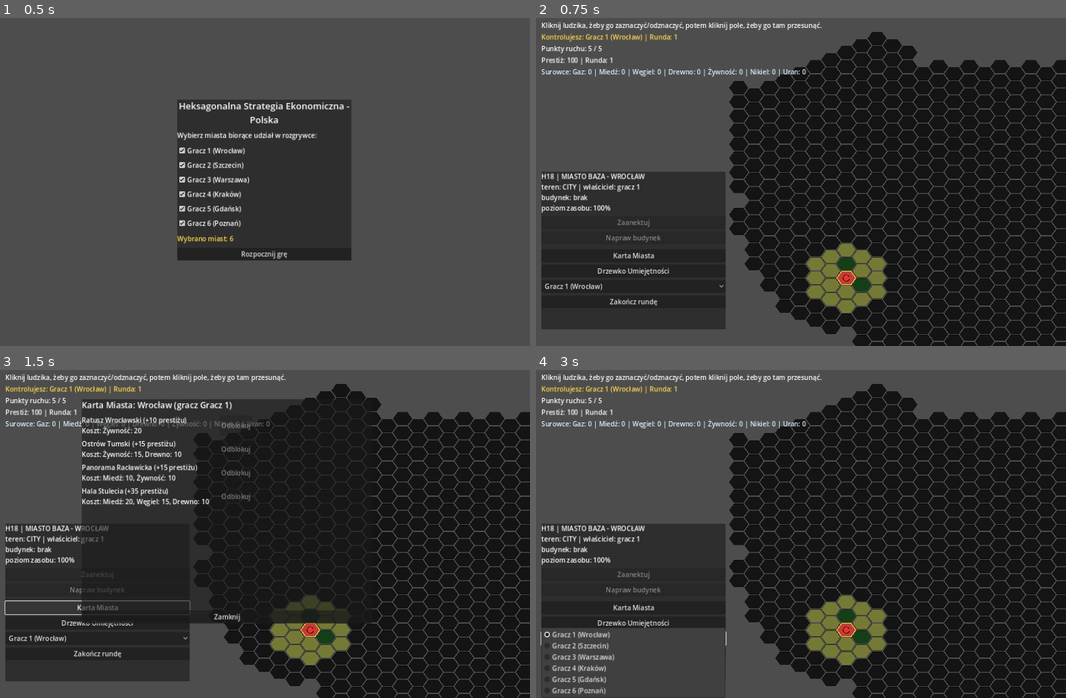
Above: before the commit, frames 1-4 (two rows, left to right).
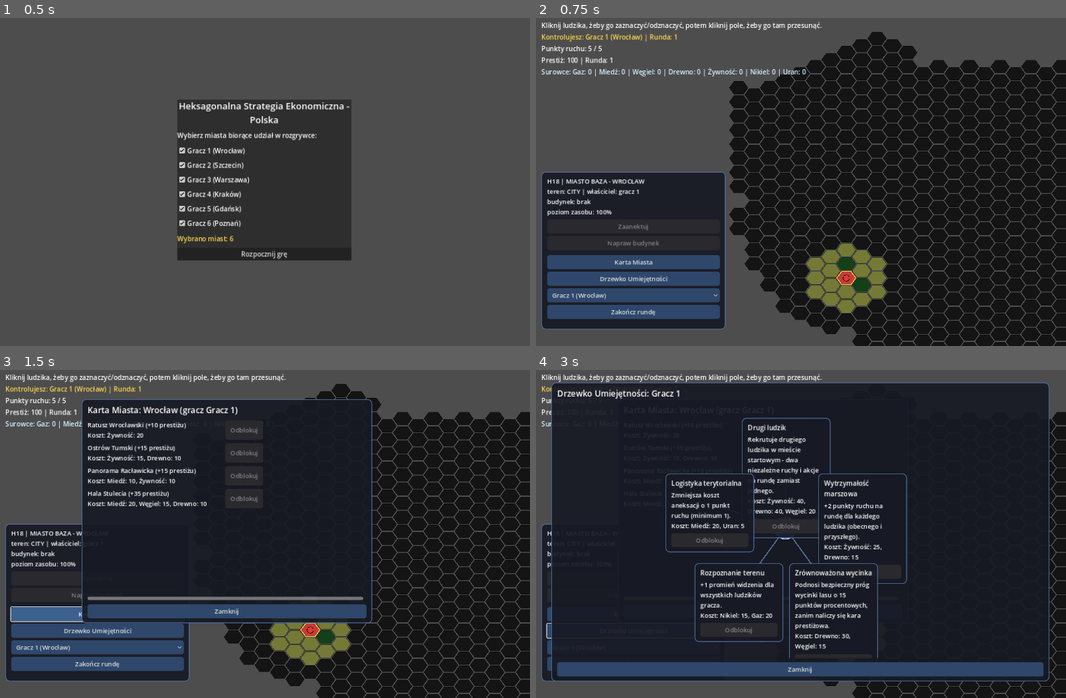
Above: after the commit, the same moments.

Repository: 7ymke/Hex-game
Game: Godot game, scene res://scenes/start_screen.tscn
Same seed, same stepped clock (60 frames per second), same inputs: the game is played once before the commit and once after it.
Inputs:
- Up to frame 1 (0.5 s): no input
- Up to frame 2 (0.75 s): click "Rozpocznij grę" at 0.5 s
- Up to frame 3 (1.5 s): click "Karta Miasta" at 1.25 s
- Up to frame 4 (3 s): click "Drzewko Umiejętności" at 2 s; click "Gracz 1 (Wrocław)" at 2.75 s

Frame 1 is identical in both runs. In frame 2, 7.8% of the frame differs, in the area x 1-36%, y 46-95%; in frame 3, 14%; in frame 4, 44%, in the area x 0-97%, y 3-100%.

Commit message:
Napraw crash po "Potwierdź trasę", dodaj motyw UI, Drzewko Umiejętności jako graf na pełnym ekranie
- FIX: _update_route_overlay() w game_map_controller.gd budował listę
  heksów trasy operatorem `[a] + selected_ludzik.queued_route` -
  konkatenacja `+` nietypowanego literału Array z Array[String] rzuca w
  Godot 4.2 błędem typowania w runtime (crash po kliknięciu "Potwierdź
  trasę"). Zamienione na jawnie otypowaną zmienną + append_array().

- theme/ui_theme.tres: nowy zasób Theme - tło/obramowanie paneli, wygląd
  przycisków (normal/hover/pressed/disabled), kolor/rozmiar czcionki
  etykiet - jedno miejsce do edycji wyglądu całego UI, wizualnie w Godot
  Theme Editor. Podpięty (theme = ExtResource) do ActionPanel, RoutePanel,
  CityCardPanel/Panel, SkillTreePanel/Panel i luźnych etykiet HUD-u.

- Drzewko Umiejętności przeprojektowane jako radialny graf zamiast listy:
  scenes/skill_graph_view.gd rysuje węzeł centralny "START" + linie do
  każdej karty umiejętności (Control._draw(), ten sam wzorzec co
  hex_map_view.gd); SkillTreePanel._refresh() rozstawia karty promieniście,
  z promieniem wyliczonym geometrycznie, żeby zawsze mieściły się w
  obszarze i się nie nakładały. Panel dostał zakotwiczenie na pełny
  prostokąt viewportu (40px marginesu, responsywne względem rozmiaru okna)
  i CanvasLayer.layer = 100 - wyraźnie ponad resztą UI (Karta Miasta ma 10).

- README.md zaktualizowany o wszystkie trzy zmiany.

Co-Authored-By: Claude Sonnet 5 <noreply@anthropic.com>
Claude-Session: https://claude.ai/code/session_01SiqRxa1bs6Fm63c4EhJD3q

Diff:
--- a/godot_project/scenes/game_map_controller.gd
+++ b/godot_project/scenes/game_map_controller.gd
@@ -480,7 +480,13 @@
 ## rundę (patrz komentarz na górze pliku).
 func _update_route_overlay() -> void:
 	if selected_ludzik != null and not selected_ludzik.queued_route.is_empty():
-		hex_map_view.queued_route_hex_ids = [selected_ludzik.current_hex_id] + selected_ludzik.queued_route
+		# UWAGA: celowo NIE `[a] + selected_ludzik.queued_route` - konkatenacja
+		# operatorem `+` literału (nietypowanego Array) z Array[String] potrafi
+		# w Godot 4.2 rzucić błędem typowania w runtime. `append_array()` na
+		# jawnie otypowanej zmiennej jest bezpieczne.
+		var full_route: Array[String] = [selected_ludzik.current_hex_id]
+		full_route.append_array(selected_ludzik.queued_route)
+		hex_map_view.queued_route_hex_ids = full_route
 	else:
 		hex_map_view.queued_route_hex_ids = []
 
--- a/godot_project/scenes/main.tscn
+++ b/godot_project/scenes/main.tscn
@@ -6,6 +6,8 @@
 [ext_resource type="Script" path="res://scenes/ludzik.gd" id="4"]
 [ext_resource type="Script" path="res://scenes/city_card_panel.gd" id="5"]
 [ext_resource type="Script" path="res://scenes/skill_tree_panel.gd" id="6"]
+[ext_resource type="Theme" path="res://theme/ui_theme.tres" id="7"]
+[ext_resource type="Script" path="res://scenes/skill_graph_view.gd" id="8"]
 
 [node name="GameMapController" type="Node2D"]
 script = ExtResource("1")
@@ -25,6 +27,7 @@
 [node name="UI" type="CanvasLayer" parent="."]
 
 [node name="InfoLabel" type="Label" parent="UI"]
+theme = ExtResource("7")
 offset_left = 16.0
 offset_top = 16.0
 offset_right = 760.0
@@ -34,6 +37,7 @@
 text = "Ładowanie..."
 
 [node name="TurnLabel" type="Label" parent="UI"]
+theme = ExtResource("7")
 offset_left = 16.0
 offset_top = 44.0
 offset_right = 500.0
@@ -43,6 +47,7 @@
 text = "Tura gracza: -"
 
 [node name="MPLabel" type="Label" parent="UI"]
+theme = ExtResource("7")
 offset_left = 16.0
 offset_top = 72.0
 offset_right = 300.0
@@ -52,6 +57,7 @@
 text = "Punkty ruchu: -"
 
 [node name="PrestigeLabel" type="Label" parent="UI"]
+theme = ExtResource("7")
 offset_left = 16.0
 offset_top = 100.0
 offset_right = 500.0
@@ -61,6 +67,7 @@
 text = "Prestiż: -"
 
 [node name="ResourcesLabel" type="Label" parent="UI"]
+theme = ExtResource("7")
 offset_left = 16.0
 offset_top = 128.0
 offset_right = 900.0
@@ -71,6 +78,7 @@
 text = "Surowce: -"
 
 [node name="ActionPanel" type="PanelContainer" parent="UI"]
+theme = ExtResource("7")
 offset_left = 16.0
 offset_top = 380.0
 offset_right = 460.0
@@ -120,6 +128,7 @@
 text = "Zakończ rundę"
 
 [node name="RoutePanel" type="PanelContainer" parent="UI"]
+theme = ExtResource("7")
 offset_left = 480.0
 offset_top = 380.0
 offset_right = 900.0
@@ -150,6 +159,7 @@
 script = ExtResource("5")
 
 [node name="Panel" type="PanelContainer" parent="CityCardPanel"]
+theme = ExtResource("7")
 offset_left = 200.0
 offset_top = 80.0
 offset_right = 900.0
@@ -175,14 +185,17 @@
 text = "Zamknij"
 
 [node name="SkillTreePanel" type="CanvasLayer" parent="."]
-layer = 11
+layer = 100
 script = ExtResource("6")
 
 [node name="Panel" type="PanelContainer" parent="SkillTreePanel"]
-offset_left = 200.0
-offset_top = 80.0
-offset_right = 1080.0
-offset_bottom = 720.0
+theme = ExtResource("7")
+anchor_right = 1.0
+anchor_bottom = 1.0
+offset_left = 40.0
+offset_top = 40.0
+offset_right = -40.0
+offset_bottom = -40.0
 
 [node name="VBox" type="VBoxContainer" parent="SkillTreePanel/Panel"]
 theme_override_constants/separation = 10
@@ -191,14 +204,16 @@
 theme_override_font_sizes/font_size = 20
 text = "Drzewko Umiejętności"
 
-[node name="ScrollContainer" type="ScrollContainer" parent="SkillTreePanel/Panel/VBox"]
-custom_minimum_size = Vector2(0, 500)
+[node name="GraphArea" type="Control" parent="SkillTreePanel/Panel/VBox"]
+custom_minimum_size = Vector2(1100, 600)
 size_flags_vertical = 3
-
-[node name="SkillList" type="VBoxContainer" parent="SkillTreePanel/Panel/VBox/ScrollContainer"]
-custom_minimum_size = Vector2(860, 0)
-size_flags_horizontal = 3
-theme_override_constants/separation = 8
+clip_contents = true
+
+[node name="SkillGraphView" type="Control" parent="SkillTreePanel/Panel/VBox/GraphArea"]
+anchor_right = 1.0
+anchor_bottom = 1.0
+mouse_filter = 2
+script = ExtResource("8")
 
 [node name="CloseButton" type="Button" parent="SkillTreePanel/Panel/VBox"]
 text = "Zamknij"
--- /dev/null
+++ b/godot_project/scenes/skill_graph_view.gd
@@ -0,0 +1,34 @@
+class_name SkillGraphView
+extends Control
+## Rysuje POŁĄCZENIA drzewka umiejętności - centralny węzeł "START" i linie
+## do każdej karty umiejętności, żeby całość wizualnie wyglądała jak graf/
+## drzewko, nawet że logicznie skille są na razie płaskie (bez
+## prerequisitów między sobą - patrz scripts/skill_tree_data.gd i komentarz
+## w skill_tree_panel.gd). Same karty (przyciski/opisy) są zwykłymi
+## Controlami dodawanymi z zewnątrz (SkillTreePanel._refresh(), jako
+## rodzeństwo tego węzła, więc rysują się NAD liniami) i pozycjonowanymi
+## bezpośrednio - ten skrypt tylko rysuje to, co jest POD nimi.
+
+const HUB_RADIUS = 26.0
+const HUB_COLOR = Color(0.3, 0.5, 0.85, 0.95)
+const HUB_OUTLINE_COLOR = Color(0.85, 0.9, 1.0, 0.9)
+const LINE_COLOR = Color(0.45, 0.6, 0.85, 0.6)
+const LINE_WIDTH = 3.0
+
+## Środki kart i węzła centralnego, w lokalnych współrzędnych tego Controla -
+## ustawiane przez SkillTreePanel._refresh() po rozmieszczeniu kart, zaraz
+## przed queue_redraw().
+var node_centers: Array[Vector2] = []
+var hub_center: Vector2 = Vector2.ZERO
+
+
+func _draw() -> void:
+	for p in node_centers:
+		draw_line(hub_center, p, LINE_COLOR, LINE_WIDTH)
+
+	draw_circle(hub_center, HUB_RADIUS, HUB_COLOR)
+	draw_arc(hub_center, HUB_RADIUS, 0.0, TAU, 32, HUB_OUTLINE_COLOR, 2.5)
+	draw_string(
+		ThemeDB.fallback_font, hub_center + Vector2(-20, 5), "START",
+		HORIZONTAL_ALIGNMENT_LEFT, -1, 13, Color.WHITE
+	)
--- a/godot_project/scenes/skill_tree_panel.gd
+++ b/godot_project/scenes/skill_tree_panel.gd
@@ -1,16 +1,30 @@
 class_name SkillTreePanel
 extends CanvasLayer
-## Drzewko umiejętności - osobny ekran UI, analogiczny do Karty Miasta
-## (city_card_panel.gd), tylko WSPÓLNY dla wszystkich graczy/miast (to
-## ogólne usprawnienia gracza, nie zabytki charakterystyczne dla miasta).
-## Na razie płaskie (bez prerequisitów) - lista 5 upgrade'ów z
-## scripts/skill_tree_data.gd, każdy płatny surowcami zdobytymi z mapy.
+## Drzewko umiejętności - osobny ekran UI, WSPÓLNY dla wszystkich graczy/miast
+## (w przeciwieństwie do Karty Miasta). Zaprojektowany jako radialny graf:
+## centralny węzeł "START" i karty umiejętności rozstawione promieniście
+## wokół niego, połączone liniami (skill_graph_view.gd) - wygląda jak
+## drzewko/graf, mimo że logicznie skille są na razie płaskie (bez
+## prerequisitów/zależności między sobą - patrz scripts/skill_tree_data.gd;
+## dodanie prawdziwych zależności w przyszłości to tylko rozszerzenie
+## SkillData o listę wymaganych skill_id i odpowiednie sprawdzenie tutaj,
+## układ graficzny już na to pozwala).
+##
+## Karty są pozycjonowane RĘCZNIE (Control.position), nie w kontenerze typu
+## VBoxContainer - stąd `graph_area` to zwykły Control, nie ScrollContainer.
 
 signal closed
 signal skill_unlocked(skill: SkillData)
 
+const CARD_SIZE = Vector2(210, 145)
+## Promień rozstawienia kart - część bezpiecznej przestrzeni, jaka zostaje po
+## odjęciu połowy rozmiaru karty z każdej strony (żeby karty nie wystawały
+## poza `graph_area` i się nie nakładały) - patrz wyliczenie w _refresh().
+const RADIUS_SAFETY_MARGIN = 0.85
+
 @onready var title_label: Label = $Panel/VBox/TitleLabel
-@onready var skill_list: VBoxContainer = $Panel/VBox/ScrollContainer/SkillList
+@onready var graph_area: Control = $Panel/VBox/GraphArea
+@onready var graph_view: SkillGraphView = $Panel/VBox/GraphArea/SkillGraphView
 @onready var close_button: Button = $Panel/VBox/CloseButton
 
 var _current_player: PlayerData
@@ -33,29 +47,61 @@
 
 
 func _refresh() -> void:
-	for child in skill_list.get_children():
-		child.queue_free()
+	for child in graph_area.get_children():
+		if child != graph_view:
+			child.queue_free()
 
 	if _current_player == null:
+		graph_view.node_centers = []
+		graph_view.queue_redraw()
 		return
 
 	title_label.text = "Drzewko Umiejętności: %s" % _current_player.player_name
 
-	for skill in SkillTreeData.get_skills():
-		skill_list.add_child(_build_row(skill))
+	var skills = SkillTreeData.get_skills()
+	var area_size: Vector2 = graph_area.custom_minimum_size
+	var center = area_size / 2.0
+	# Promień, przy którym karta o rozmiarze CARD_SIZE wyśrodkowana na okręgu
+	# wciąż w całości mieści się w `graph_area` (z zapasem RADIUS_SAFETY_MARGIN,
+	# żeby sąsiednie karty się nie stykały krawędziami).
+	var radius = minf(area_size.x - CARD_SIZE.x, area_size.y - CARD_SIZE.y) / 2.0 * RADIUS_SAFETY_MARGIN
+	var count = skills.size()
+
+	var centers: Array[Vector2] = []
+	for i in range(count):
+		var angle = TAU * i / count - PI / 2.0
+		var card_center = center + Vector2(cos(angle), sin(angle)) * radius
+		centers.append(card_center)
+
+		var card = _build_card(skills[i])
+		card.position = card_center - CARD_SIZE / 2.0
+		graph_area.add_child(card)
+
+	graph_view.hub_center = center
+	graph_view.node_centers = centers
+	graph_view.queue_redraw()
 
 
-func _build_row(skill: SkillData) -> Control:
-	var row = HBoxContainer.new()
-	row.add_theme_constant_override("separation", 12)
+func _build_card(skill: SkillData) -> Control:
+	var card = PanelContainer.new()
+	card.custom_minimum_size = CARD_SIZE
+	card.size = CARD_SIZE
+
+	var vbox = VBoxContainer.new()
+	vbox.add_theme_constant_override("separation", 6)
+	card.add_child(vbox)
+
+	var name_label = Label.new()
+	name_label.text = skill.skill_name
+	name_label.autowrap_mode = TextServer.AUTOWRAP_WORD
+	name_label.add_theme_font_size_override("font_size", 16)
+	vbox.add_child(name_label)
 
 	var info_label = Label.new()
-	info_label.custom_minimum_size = Vector2(500, 0)
+	info_label.custom_minimum_size = Vector2(CARD_SIZE.x - 24.0, 0)
 	info_label.autowrap_mode = TextServer.AUTOWRAP_WORD
-	info_label.text = "%s\n%s\nKoszt: %s" % [
-		skill.skill_name, skill.description, _format_costs(skill.required_resources)
-	]
-	row.add_child(info_label)
+	info_label.text = "%s\nKoszt: %s" % [skill.description, _format_costs(skill.required_resources)]
+	vbox.add_child(info_label)
 
 	var unlocked = _current_player.unlocked_skills.has(skill.skill_id)
 	var action_button = Button.new()
@@ -66,9 +112,9 @@
 		action_button.text = "Odblokuj"
 		action_button.disabled = not _current_player.can_afford(skill.required_resources)
 		action_button.pressed.connect(_on_unlock_pressed.bind(skill))
-	row.add_child(action_button)
+	vbox.add_child(action_button)
 
-	return row
+	return card
 
 
 func _on_unlock_pressed(skill: SkillData) -> void:
--- /dev/null
+++ b/godot_project/theme/ui_theme.tres
@@ -0,0 +1,75 @@
+[gd_resource type="Theme" load_steps=6 format=3 uid="uid://cuithemeui01"]
+
+[sub_resource type="StyleBoxFlat" id="StyleBoxFlat_panel"]
+bg_color = Color(0.09, 0.1, 0.14, 0.92)
+border_width_left = 2
+border_width_top = 2
+border_width_right = 2
+border_width_bottom = 2
+border_color = Color(0.3, 0.42, 0.6, 0.9)
+corner_radius_top_left = 10
+corner_radius_top_right = 10
+corner_radius_bottom_right = 10
+corner_radius_bottom_left = 10
+content_margin_left = 14.0
+content_margin_top = 12.0
+content_margin_right = 14.0
+content_margin_bottom = 12.0
+
+[sub_resource type="StyleBoxFlat" id="StyleBoxFlat_button_normal"]
+bg_color = Color(0.18, 0.28, 0.42, 1)
+corner_radius_top_left = 6
+corner_radius_top_right = 6
+corner_radius_bottom_right = 6
+corner_radius_bottom_left = 6
+content_margin_left = 12.0
+content_margin_top = 6.0
+content_margin_right = 12.0
+content_margin_bottom = 6.0
+
+[sub_resource type="StyleBoxFlat" id="StyleBoxFlat_button_hover"]
+bg_color = Color(0.24, 0.38, 0.56, 1)
+corner_radius_top_left = 6
+corner_radius_top_right = 6
+corner_radius_bottom_right = 6
+corner_radius_bottom_left = 6
+content_margin_left = 12.0
+content_margin_top = 6.0
+content_margin_right = 12.0
+content_margin_bottom = 6.0
+
+[sub_resource type="StyleBoxFlat" id="StyleBoxFlat_button_pressed"]
+bg_color = Color(0.14, 0.22, 0.34, 1)
+corner_radius_top_left = 6
+corner_radius_top_right = 6
+corner_radius_bottom_right = 6
+corner_radius_bottom_left = 6
+content_margin_left = 12.0
+content_margin_top = 6.0
+content_margin_right = 12.0
+content_margin_bottom = 6.0
+
+[sub_resource type="StyleBoxFlat" id="StyleBoxFlat_button_disabled"]
+bg_color = Color(0.16, 0.16, 0.18, 1)
+corner_radius_top_left = 6
+corner_radius_top_right = 6
+corner_radius_bottom_right = 6
+corner_radius_bottom_left = 6
+content_margin_left = 12.0
+content_margin_top = 6.0
+content_margin_right = 12.0
+content_margin_bottom = 6.0
+
+[resource]
+PanelContainer/styles/panel = SubResource("StyleBoxFlat_panel")
+Button/styles/normal = SubResource("StyleBoxFlat_button_normal")
+Button/styles/hover = SubResource("StyleBoxFlat_button_hover")
+Button/styles/pressed = SubResource("StyleBoxFlat_button_pressed")
+Button/styles/disabled = SubResource("StyleBoxFlat_button_disabled")
+Button/font_colors/font_color = Color(0.92, 0.95, 1, 1)
+Button/font_colors/font_hover_color = Color(1, 1, 1, 1)
+Button/font_colors/font_disabled_color = Color(0.55, 0.55, 0.58, 1)
+Button/font_sizes/font_size = 15
+Label/font_colors/font_color = Color(0.92, 0.95, 1, 1)
+Label/font_sizes/font_size = 15
+CheckBox/font_colors/font_color = Color(0.92, 0.95, 1, 1)
Not shown: 1 places in godot_project/scenes/main.tscn that only renumber resources
Not shown, changed: godot_project/README.md
